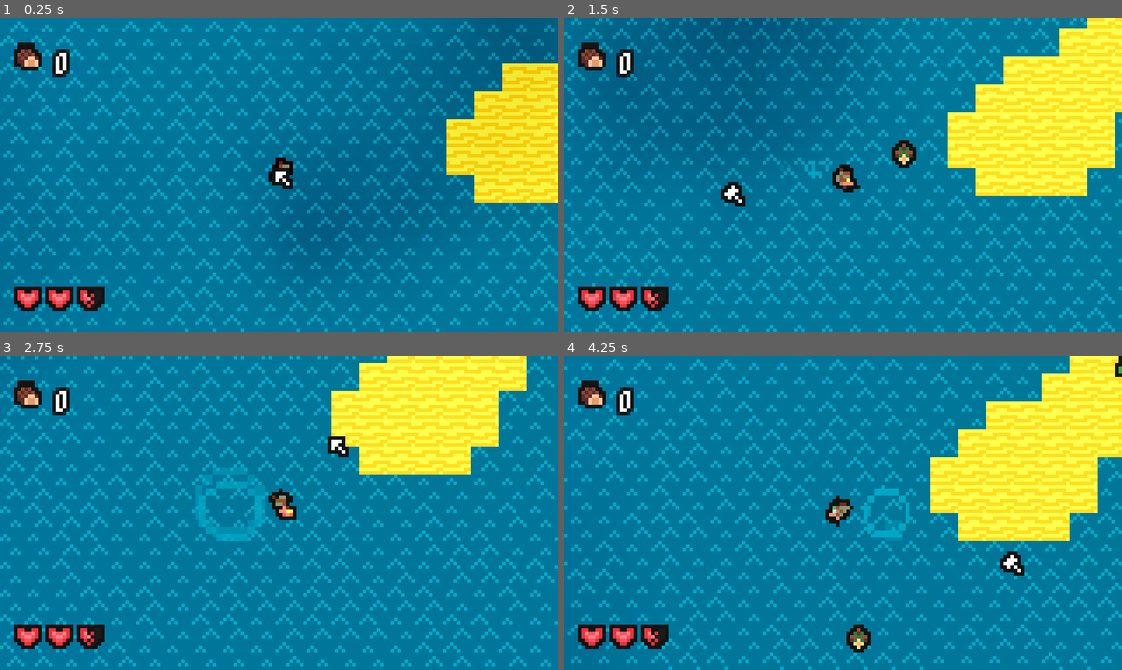
Above: before the commit, frames 1-4 (two rows, left to right).
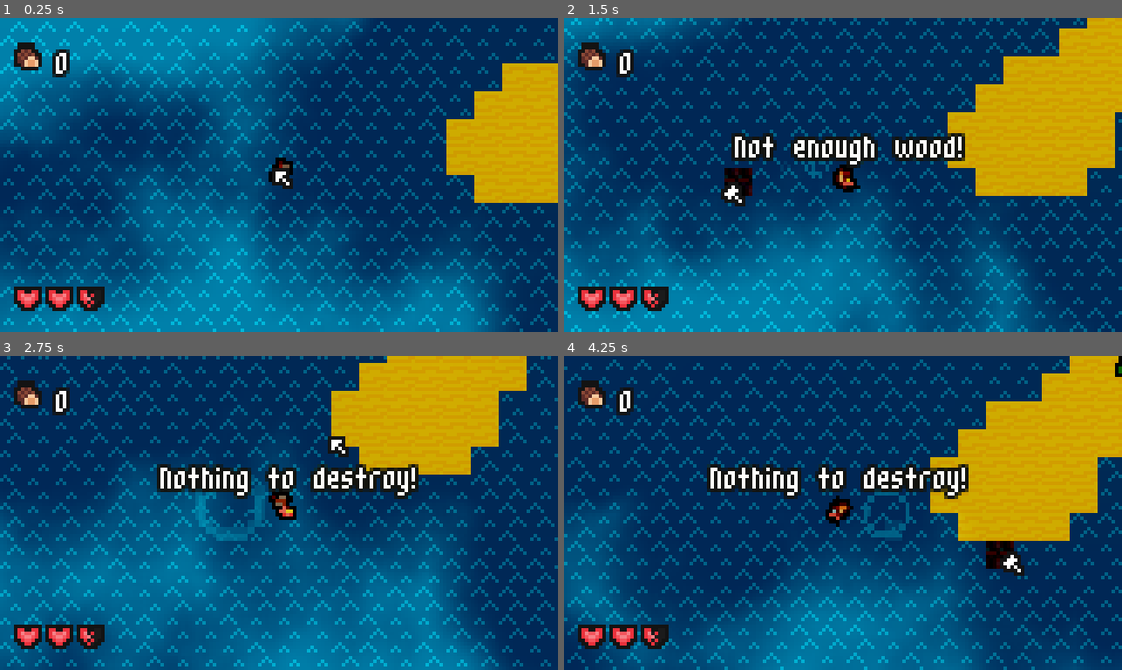
Above: after the commit, the same moments.

Repository: e9iv/kala
Game: Godot game, scene res://common/world/world.tscn
Same seed, same stepped clock (60 frames per second), same inputs: the game is played once before the commit and once after it. The project has no main scene, so this scene is started directly.
Inputs (mouse positions are in pixels of both pictures, inside the frame that each line leads up to):
- Up to frame 1 (0.25 s): no input
- Up to frame 2 (1.5 s): move the mouse to (965, 159) at 0.52 s; hold D (right) 0.53-1.28 s; tap B (build_mode) at 0.6 s; click (965, 159) at 0.8 s; move the mouse to (731, 190) at 1.27 s; hold S (down) from 1.28 s (still down); click (731, 190) at 1.35 s
- Up to frame 3 (2.75 s): right-click (167, 528) at 1.55 s; move the mouse to (334, 443) at 2.02 s; release S (down) at 2.03 s; hold D (right) from 2.03 s (still down); right-click (334, 443) at 2.1 s; tap B (build_mode) at 2.3 s
- Up to frame 4 (4.25 s): move the mouse to (815, 575) at 2.77 s; release D (right) at 2.78 s; hold W (up) 2.78-3.53 s; tap B (build_mode) at 2.85 s; click (815, 575) at 3.05 s; move the mouse to (1010, 560) at 3.52 s; hold A (left) from 3.53 s (still down); click (1010, 560) at 3.6 s; right-click (1010, 560) at 3.8 s

The runs differ from the first frame. In frame 1, 70% of the frame differs, in the area x 0-100%, y 0-100%; in frame 2, 81%; in frame 3, 79%; in frame 4, 87%.

Commit message:
Add wood collection mechanics and inventory management
- Introduced `WoodCounter` class to display wood count in the HUD.
- Created an abstract `Interactable` class for interactable objects.
- Implemented `Wood` class for wood collection, including collection logic and audio feedback.
- Added `InventoryManager` to manage wood inventory.
- Imported wood gathering sound effect.

Diff:
--- /dev/null
+++ b/common/HUD/wood_counter.gd
@@ -0,0 +1,12 @@
+class_name WoodCounter extends HBoxContainer
+
+@onready var label: Label = $Label
+
+# Called when the node enters the scene tree for the first time.
+func _ready() -> void:
+	pass # Replace with function body.
+
+
+# Called every frame. 'delta' is the elapsed time since the previous frame.
+func _process(delta: float) -> void:
+	label.text = str(InventoryManager.wood)
--- a/common/breakables/tree.gd
+++ b/common/breakables/tree.gd
@@ -19,8 +19,16 @@
 		queue_free()
 
 func spawn_wood():
-	var r = randi_range(1, 5)
+	var r = randi_range(1, 3)
+	var spawn_radius = 8.0  # Radius around the tree to spawn wood
+
 	for times in r:
 		var wood = WOOD_SCENE.instantiate()
-		wood.position = self.position
+
+		# Generate random offset around the tree
+		var angle = randf() * TAU  # Random angle in radians (0 to 2π)
+		var distance = randf_range(8.0, spawn_radius)  # Random distance from tree
+		var offset = Vector2(cos(angle), sin(angle)) * distance
+
+		wood.position = self.position + offset
 		get_parent().add_child(wood)
--- a/common/entities/player/player.tscn
+++ b/common/entities/player/player.tscn
@@ -23,9 +23,11 @@
 [ext_resource type="Texture2D" uid="uid://ot1hn7781o3s" path="res://assets/sprites/player/swim/swim3.png" id="15_37dba"]
 [ext_resource type="Texture2D" uid="uid://b3borbefyc5ns" path="res://assets/sprites/ui/cursor.png" id="16_mp3el"]
 [ext_resource type="Script" uid="uid://3yx1nori2cxf" path="res://common/HUD/cursor.gd" id="17_h7vm3"]
+[ext_resource type="AudioStream" uid="uid://bxkrrjyf1uswt" path="res://assets/audio/tools/HammerNail1.wav" id="19_tqu4p"]
 [ext_resource type="AudioStream" uid="uid://cwswds2xek8hp" path="res://assets/audio/DesignedAxe3.wav" id="21_ar851"]
 [ext_resource type="Texture2D" uid="uid://g7myi0geydj6" path="res://assets/sprites/ui/wood.png" id="24_6p6t1"]
 [ext_resource type="FontFile" uid="uid://c042yjp2el708" path="res://assets/fonts/m3x6.ttf" id="25_ffvmj"]
+[ext_resource type="Script" uid="uid://r38asq5e624w" path="res://common/HUD/wood_counter.gd" id="26_808th"]
 [ext_resource type="Texture2D" uid="uid://yk4jwf34ed6c" path="res://assets/sprites/ui/heart.png" id="28_37dba"]
 [ext_resource type="Texture2D" uid="uid://bq6yy754bthyq" path="res://assets/sprites/particles/water_ripple/water_ripple1.png" id="28_hsph6"]
 [ext_resource type="AudioStream" uid="uid://cjc07njb3ek4d" path="res://assets/audio/footsteps/Footsteps_Sand/Footsteps_Sand_Run/Footsteps_Sand_Run_01.wav" id="29_ksbgn"]
@@ -151,6 +153,18 @@
 "update": 0,
 "values": [0.0]
 }
+tracks/3/type = "value"
+tracks/3/imported = false
+tracks/3/enabled = false
+tracks/3/path = NodePath("../../Hammer/HammerNail1:playing")
+tracks/3/interp = 1
+tracks/3/loop_wrap = true
+tracks/3/keys = {
+"times": PackedFloat32Array(0),
+"transitions": PackedFloat32Array(1),
+"update": 1,
+"values": [true]
+}
 
 [sub_resource type="Animation" id="Animation_h7vm3"]
 resource_name = "build_right"
@@ -189,6 +203,18 @@
 "transitions": PackedFloat32Array(1, 1, 1),
 "update": 0,
 "values": [0.0, 1.150172, 0.0]
+}
+tracks/3/type = "value"
+tracks/3/imported = false
+tracks/3/enabled = true
+tracks/3/path = NodePath("../../Hammer/HammerNail1:playing")
+tracks/3/interp = 1
+tracks/3/loop_wrap = true
+tracks/3/keys = {
+"times": PackedFloat32Array(0),
+"transitions": PackedFloat32Array(1),
+"update": 1,
+"values": [true]
 }
 
 [sub_resource type="AnimationLibrary" id="AnimationLibrary_k7637"]
@@ -333,6 +359,11 @@
 stream_3/stream = ExtResource("47_12ooi")
 stream_4/stream = ExtResource("48_q46sx")
 
+[sub_resource type="LabelSettings" id="LabelSettings_808th"]
+font = ExtResource("25_ffvmj")
+outline_size = 4
+outline_color = Color(0.0742504, 0.0742504, 0.0742504, 1)
+
 [node name="Player" type="CharacterBody2D" node_paths=PackedStringArray("water_ripple", "sand_sfx", "water_sfx", "wood_sfx", "grass_sfx") groups=["Player"]]
 script = ExtResource("1_xgdtg")
 water_ripple = NodePath("Particles/WaterRipple")
@@ -356,10 +387,11 @@
 position_smoothing_enabled = true
 position_smoothing_speed = 10.0
 
-[node name="Hammer" type="Node2D" parent="."]
+[node name="Hammer" type="Node2D" parent="." node_paths=PackedStringArray("notification_label")]
 visible = false
 position = Vector2(-2, 0)
 script = ExtResource("5_2ej7x")
+notification_label = NodePath("../Notification")
 
 [node name="Sprite2D" type="Sprite2D" parent="Hammer"]
 z_index = 1
@@ -379,6 +411,9 @@
 
 [node name="BuildModeHUD" type="CanvasLayer" parent="Hammer"]
 visible = false
+
+[node name="HammerNail1" type="AudioStreamPlayer" parent="Hammer"]
+stream = ExtResource("19_tqu4p")
 
 [node name="Axe" type="Node2D" parent="."]
 z_index = 1
@@ -439,6 +474,7 @@
 offset_left = 4.0
 offset_right = 44.0
 offset_bottom = 23.0
+script = ExtResource("26_808th")
 
 [node name="TextureRect" type="TextureRect" parent="HUD/WoodCounter"]
 layout_mode = 2
@@ -479,4 +515,22 @@
 [node name="Grass" type="AudioStreamPlayer2D" parent="Footsteps"]
 stream = SubResource("AudioStreamRandomizer_tnk8p")
 
+[node name="Notification" type="Label" parent="."]
+z_index = 99
+z_as_relative = false
+anchors_preset = 8
+anchor_left = 0.5
+anchor_top = 0.5
+anchor_right = 0.5
+anchor_bottom = 0.5
+offset_left = -19.0
+offset_top = -18.0
+offset_right = 21.0
+offset_bottom = -5.0
+grow_horizontal = 2
+grow_vertical = 2
+label_settings = SubResource("LabelSettings_808th")
+horizontal_alignment = 1
+vertical_alignment = 2
+
 [connection signal="frame_changed" from="AnimatedSprite2D" to="." method="_on_sprite_frame_changed"]
--- /dev/null
+++ b/common/interactables/interactable.gd
@@ -0,0 +1,5 @@
+@abstract
+class_name Interactable extends Node
+
+@abstract
+func interact() -> void
--- /dev/null
+++ b/common/interactables/wood.gd
@@ -0,0 +1,38 @@
+extends Area2D
+
+@onready var sprite: Sprite2D = $Sprite2D
+@onready var collision_shape: CollisionShape2D = $CollisionShape2D
+
+var is_collected := false
+var is_collecting := false
+
+var collection_speed := 300.0
+var target_player: CharacterBody2D = null
+
+func _ready() -> void:
+	# Add slight random offset to spawn position
+	position += Vector2(randf_range(-4, 4), randf_range(-4, 4))
+
+func _process(delta: float) -> void:
+	if is_collected and target_player:
+		global_position = global_position.move_toward(target_player.global_position, collection_speed * delta)
+
+		if not is_collecting and global_position.distance_to(target_player.global_position) < 5.0:
+			is_collecting = true
+			collect()
+
+
+func _on_body_entered(body: Node2D) -> void:
+	if body.is_in_group("Player") and not is_collected:
+		is_collected = true
+		target_player = body as CharacterBody2D
+		collision_shape.set_deferred("disabled", true)
+
+func collect() -> void:
+	InventoryManager.wood += 1
+	$WoodSmallGather.play()
+
+	if $WoodSmallGather.has_signal("finished"):
+		await $WoodSmallGather.finished
+
+	queue_free()
--- a/common/interactables/wood.tscn
+++ b/common/interactables/wood.tscn
@@ -1,21 +1,22 @@
-[gd_scene load_steps=3 format=3 uid="uid://doodb5wrshrrw"]
+[gd_scene load_steps=5 format=3 uid="uid://doodb5wrshrrw"]
 
+[ext_resource type="Script" uid="uid://c2fmt5mjcnepw" path="res://common/interactables/wood.gd" id="1_jufvl"]
 [ext_resource type="Texture2D" uid="uid://g7myi0geydj6" path="res://assets/sprites/ui/wood.png" id="1_uxr24"]
+[ext_resource type="AudioStream" uid="uid://csob3jnrm4f1f" path="res://assets/audio/wood_small_gather.wav" id="3_gvdsi"]
 
 [sub_resource type="CircleShape2D" id="CircleShape2D_jufvl"]
 
 [node name="Wood" type="Area2D"]
+script = ExtResource("1_jufvl")
 
 [node name="Sprite2D" type="Sprite2D" parent="."]
 y_sort_enabled = true
 texture = ExtResource("1_uxr24")
 
-[node name="Sprite2D2" type="Sprite2D" parent="."]
-self_modulate = Color(0, 0, 0, 0.13725491)
-z_index = -1
-y_sort_enabled = true
-position = Vector2(1, 1)
-texture = ExtResource("1_uxr24")
-
 [node name="CollisionShape2D" type="CollisionShape2D" parent="."]
 shape = SubResource("CircleShape2D_jufvl")
+
+[node name="WoodSmallGather" type="AudioStreamPlayer" parent="."]
+stream = ExtResource("3_gvdsi")
+
+[connection signal="body_entered" from="." to="." method="_on_body_entered"]
--- /dev/null
+++ b/common/managers/inventory_manager.gd
@@ -0,0 +1,3 @@
+extends Node
+
+var wood: int
--- a/common/tools/axe/axe.gd
+++ b/common/tools/axe/axe.gd
@@ -14,6 +14,8 @@
 
 # Called every frame. 'delta' is the elapsed time since the previous frame.
 func _process(delta: float) -> void:
+	if !visible:
+		return
 	handle_orientation(delta)
 
 	if Input.is_action_just_pressed("lmb"):
--- a/common/tools/hammer/hammer.gd
+++ b/common/tools/hammer/hammer.gd
@@ -1,28 +1,48 @@
 extends Node2D
 
 const TILE_SIZE: Vector2i = Vector2i(8, 8)
+const BUILD_COST: int = 2
+const GHOST_MODULATE := Color(1.0, 1.0, 1.0, 0.5)
+const VALID_BUILD_COLOR := Color(0.5, 1.0, 0.5, 0.6)
+const INVALID_BUILD_COLOR := Color(1.0, 0.5, 0.5, 0.6)
 
 @onready var sprite: Sprite2D = $Sprite2D
 @onready var outline: Sprite2D = $Sprite2D/Sprite2D
 @onready var animation_player: AnimationPlayer = $AnimationPlayer
 
 @export var tilemaplayer: TileMapLayer
+@export var preview_layer: TileMapLayer  # Separate layer for preview
+@export var notification_label: Label  # Label for displaying messages
 
 var rotation_speed := 15.0
+var can_build := true
+var can_break := true
+var is_active := false
+var current_preview_cell: Vector2i = Vector2i(-9999, -9999)  # Track current preview position
+var notification_timer: float = 0.0
+const NOTIFICATION_DURATION: float = 2.0
 
-var can_build = true
-var can_break = true
+func _ready() -> void:
+	visible = false
+	if has_node("BuildModeHUD"):
+		$BuildModeHUD.visible = false
 
-# Called when the node enters the scene tree for the first time.
-func _ready() -> void:
-	pass
+	# If no preview layer is assigned, create a preview using modulate
+	if not preview_layer:
+		preview_layer = tilemaplayer
 
-# Called every frame. 'delta' is the elapsed time since the previous frame.
 func _process(delta: float) -> void:
+	# Update notification timer
+	if notification_timer > 0.0:
+		notification_timer -= delta
+		if notification_timer <= 0.0 and notification_label:
+			notification_label.text = ""
+
 	var mouse_pos = get_global_mouse_position()
 	var target_rotation = (mouse_pos - global_position).angle()
 	rotation = lerp_angle(rotation, target_rotation, rotation_speed * delta)
 
+	# Handle sprite flipping
 	if mouse_pos.x < global_position.x:
 		sprite.flip_v = true
 		outline.flip_v = true
@@ -34,47 +54,120 @@
 		sprite.position.y = 0
 		position.x = -2
 
+	# Toggle build mode
 	if Input.is_action_just_pressed("build_mode"):
-		if visible:
-			visible = false
-			$BuildModeHUD.visible = false
-		else:
-			visible = true
-			$BuildModeHUD.visible = true
+		toggle_build_mode()
 
+	if not is_active:
+		return
+
+	# Show build preview
+	update_build_preview()
+
+	# Build/destroy actions
 	if Input.is_action_just_pressed("lmb"):
 		build()
 
 	if Input.is_action_just_pressed("rmb"):
 		destroy()
 
+func toggle_build_mode() -> void:
+	is_active = not is_active
+	visible = is_active
 
+	if has_node("BuildModeHUD"):
+		$BuildModeHUD.visible = is_active
+
+	if has_node("../Axe"):
+		$"../Axe".visible = not is_active
+
+	# Clear preview when exiting build mode
+	if not is_active:
+		clear_preview()
+
+func clear_preview() -> void:
+	if preview_layer and current_preview_cell != Vector2i(-9999, -9999):
+		# If using separate layer, erase preview
+		if preview_layer != tilemaplayer:
+			preview_layer.erase_cell(current_preview_cell)
+		current_preview_cell = Vector2i(-9999, -9999)
+
+func show_notification(message: String) -> void:
+	if notification_label:
+		notification_label.text = message
+		notification_timer = NOTIFICATION_DURATION
+
+func update_build_preview() -> void:
+	var mouse_pos = get_global_mouse_position()
+	var cell = tilemaplayer.local_to_map(tilemaplayer.to_local(mouse_pos))
+
+	# Only update if cell changed
+	if cell == current_preview_cell:
+		return
+
+	# Clear old preview
+	clear_preview()
+	current_preview_cell = cell
+
+	# Check if cell is already occupied
+	var tile_data = tilemaplayer.get_cell_tile_data(cell)
+	var can_place = tile_data == null and InventoryManager.wood >= BUILD_COST
+
+	# Draw preview tile
+	if preview_layer != tilemaplayer:
+		# Use separate preview layer (recommended)
+		preview_layer.set_cell(cell, 0, Vector2i(1, 1))  # Use raft tile
+		preview_layer.modulate = VALID_BUILD_COLOR if can_place else INVALID_BUILD_COLOR
 
 func build() -> void:
+	if not can_build:
+		return
+
+	# Check if player has enough wood
+	if InventoryManager.wood < BUILD_COST:
+		show_notification("Not enough wood!")
+		return
+
 	var mouse_pos = get_global_mouse_position()
+	var cell = tilemaplayer.local_to_map(tilemaplayer.to_local(mouse_pos))
 
-	if !visible:
+	# Check if cell is already occupied
+	var tile_data = tilemaplayer.get_cell_tile_data(cell)
+	if tile_data != null:
+		show_notification("Can't build here!")
 		return
-	if !can_build:
-		return
-	else:
-		can_build = false
-		var cell = tilemaplayer.local_to_map(tilemaplayer.to_local(mouse_pos))
-		tilemaplayer.set_cells_terrain_connect([cell], 0, 0)
-		animation_player.play("build_right")
-		await animation_player.animation_finished
-		can_build = true
+
+	can_build = false
+	tilemaplayer.set_cells_terrain_connect([cell], 0, 0)
+	animation_player.play("build_right")
+	InventoryManager.wood -= BUILD_COST
+
+	await animation_player.animation_finished
+	can_build = true
 
 func destroy() -> void:
+	if not can_break:
+		return
+
 	var mouse_pos = get_global_mouse_position()
+	var cell = tilemaplayer.local_to_map(tilemaplayer.to_local(mouse_pos))
 
-	if !visible:
+	# Check if there's actually a tile to destroy
+	var tile_data = tilemaplayer.get_cell_tile_data(cell)
+	if tile_data == null:
+		show_notification("Nothing to destroy!")
 		return
-	if !can_break:
+
+	# Check if it's a destroyable tile (e.g., wooden raft)
+	if tile_data.get_custom_data("type") != "wood":
+		show_notification("Can't destroy this!")
 		return
-	else:
-		can_break = false
-		var cell = tilemaplayer.local_to_map(tilemaplayer.to_local(mouse_pos))
-		tilemaplayer.erase_cell(cell)
-		tilemaplayer.set_cells_terrain_connect([cell], 0, -1, false)
-		can_break = true
+
+	can_break = false
+	InventoryManager.wood += BUILD_COST - 1  # Refund the wood
+	tilemaplayer.erase_cell(cell)
+	tilemaplayer.set_cells_terrain_connect([cell], 0, -1, false)
+	animation_player.play("build_right")  # Or add a destroy animation
+
+	await animation_player.animation_finished
+	can_break = true
--- a/common/world/world.tscn
+++ b/common/world/world.tscn
@@ -58,6 +58,7 @@
 1:1/0/terrains_peering_bit/top_left_corner = 0
 1:1/0/terrains_peering_bit/top_side = 0
 1:1/0/terrains_peering_bit/top_right_corner = 0
+1:1/0/custom_data_1 = "wood"
 0:1/0 = 0
 0:1/0/terrain_set = 0
 0:1/0/terrain = 0
@@ -66,6 +67,7 @@
 0:1/0/terrains_peering_bit/bottom_side = 0
 0:1/0/terrains_peering_bit/top_side = 0
 0:1/0/terrains_peering_bit/top_right_corner = 0
+0:1/0/custom_data_1 = "wood"
 1:0/0 = 0
 1:0/0/terrain_set = 0
 1:0/0/terrain = 0
@@ -74,6 +76,7 @@
 1:0/0/terrains_peering_bit/bottom_side = 0
 1:0/0/terrains_peering_bit/bottom_left_corner = 0
 1:0/0/terrains_peering_bit/left_side = 0
+1:0/0/custom_data_1 = "wood"
 1:2/0 = 0
 1:2/0/terrain_set = 0
 1:2/0/terrain = 0
@@ -82,12 +85,14 @@
 1:2/0/terrains_peering_bit/top_left_corner = 0
 1:2/0/terrains_peering_bit/top_side = 0
 1:2/0/terrains_peering_bit/top_right_corner = 0
+1:2/0/custom_data_1 = "wood"
 2:2/0 = 0
 2:2/0/terrain_set = 0
 2:2/0/terrain = 0
 2:2/0/terrains_peering_bit/left_side = 0
 2:2/0/terrains_peering_bit/top_left_corner = 0
 2:2/0/terrains_peering_bit/top_side = 0
+2:2/0/custom_data_1 = "wood"
 2:1/0 = 0
 2:1/0/terrain_set = 0
 2:1/0/terrain = 0
@@ -96,53 +101,64 @@
 2:1/0/terrains_peering_bit/left_side = 0
 2:1/0/terrains_peering_bit/top_left_corner = 0
 2:1/0/terrains_peering_bit/top_side = 0
+2:1/0/custom_data_1 = "wood"
 2:0/0 = 0
 2:0/0/terrain_set = 0
 2:0/0/terrain = 0
 2:0/0/terrains_peering_bit/bottom_side = 0
 2:0/0/terrains_peering_bit/bottom_left_corner = 0
 2:0/0/terrains_peering_bit/left_side = 0
+2:0/0/custom_data_1 = "wood"
 0:0/0 = 0
 0:0/0/terrain_set = 0
 0:0/0/terrain = 0
 0:0/0/terrains_peering_bit/right_side = 0
 0:0/0/terrains_peering_bit/bottom_right_corner = 0
 0:0/0/terrains_peering_bit/bottom_side = 0
+0:0/0/custom_data_1 = "wood"
 0:2/0 = 0
 0:2/0/terrain_set = 0
 0:2/0/terrain = 0
 0:2/0/terrains_peering_bit/right_side = 0
 0:2/0/terrains_peering_bit/top_side = 0
 0:2/0/terrains_peering_bit/top_right_corner = 0
+0:2/0/custom_data_1 = "wood"
 3:0/0 = 0
 3:0/0/terrain_set = 0
 3:0/0/terrain = 0
 3:0/0/terrains_peering_bit/bottom_side = 0
+3:0/0/custom_data_1 = "wood"
 3:1/0 = 0
 3:1/0/terrain_set = 0
 3:1/0/terrain = 0
 3:1/0/terrains_peering_bit/bottom_side = 0
 3:1/0/terrains_peering_bit/top_side = 0
+3:1/0/custom_data_1 = "wood"
 3:2/0 = 0
 3:2/0/terrain_set = 0
 3:2/0/terrain = 0
 3:2/0/terrains_peering_bit/top_side = 0
+3:2/0/custom_data_1 = "wood"
 3:3/0 = 0
 3:3/0/terrain_set = 0
 3:3/0/terrain = 0
+3:3/0/custom_data_1 = "wood"
 0:3/0 = 0
 0:3/0/terrain_set = 0
 0:3/0/terrain = 0
 0:3/0/terrains_peering_bit/right_side = 0
+0:3/0/custom_data_1 = "wood"
 1:3/0 = 0
 1:3/0/terrain_set = 0
 1:3/0/terrain = 0
 1:3/0/terrains_peering_bit/right_side = 0
 1:3/0/terrains_peering_bit/left_side = 0
+1:3/0/custom_data_1 = "wood"
 2:3/0 = 0
 2:3/0/terrain_set = 0
 2:3/0/terrain = 0
 2:3/0/terrains_peering_bit/left_side = 0
+2:3/0/custom_data_1 = "wood"
 4:3/0 = 0
 4:3/0/terrain_set = 0
 4:3/0/terrain = 0
@@ -150,26 +166,31 @@
 4:3/0/terrains_peering_bit/bottom_side = 0
 4:3/0/terrains_peering_bit/left_side = 0
 4:3/0/terrains_peering_bit/top_side = 0
+4:3/0/custom_data_1 = "wood"
 4:0/0 = 0
 4:0/0/terrain_set = 0
 4:0/0/terrain = 0
 4:0/0/terrains_peering_bit/right_side = 0
 4:0/0/terrains_peering_bit/bottom_side = 0
+4:0/0/custom_data_1 = "wood"
 4:1/0 = 0
 4:1/0/terrain_set = 0
 4:1/0/terrain = 0
 4:1/0/terrains_peering_bit/right_side = 0
 4:1/0/terrains_peering_bit/top_side = 0
+4:1/0/custom_data_1 = "wood"
 5:0/0 = 0
 5:0/0/terrain_set = 0
 5:0/0/terrain = 0
 5:0/0/terrains_peering_bit/bottom_side = 0
 5:0/0/terrains_peering_bit/left_side = 0
+5:0/0/custom_data_1 = "wood"
 5:1/0 = 0
 5:1/0/terrain_set = 0
 5:1/0/terrain = 0
 5:1/0/terrains_peering_bit/left_side = 0
 5:1/0/terrains_peering_bit/top_side = 0
+5:1/0/custom_data_1 = "wood"
 
 [sub_resource type="TileSetAtlasSource" id="TileSetAtlasSource_acv1o"]
 texture = ExtResource("3_f62u0")
@@ -503,6 +524,7 @@
 
 [sub_resource type="FastNoiseLite" id="FastNoiseLite_t2o70"]
 noise_type = 3
+fractal_type = 3
 
 [sub_resource type="NoiseTexture2D" id="NoiseTexture2D_58uw5"]
 noise = SubResource("FastNoiseLite_t2o70")
@@ -512,11 +534,11 @@
 [sub_resource type="ShaderMaterial" id="ShaderMaterial_t2o70"]
 shader = ExtResource("6_acv1o")
 shader_parameter/noise_texture = SubResource("NoiseTexture2D_58uw5")
-shader_parameter/cloud_speed = 0.02000000095
-shader_parameter/cloud_scale = 1.00000004424012
-shader_parameter/cloud_density = 0.6000000285
-shader_parameter/cloud_sharpness = 0.150000007125
-shader_parameter/cloud_color = Color(0.4117647, 0.7137255, 0.8392157, 0.31764707)
+shader_parameter/cloud_speed = 0.010000000475
+shader_parameter/cloud_scale = 1.01000004471512
+shader_parameter/cloud_density = 0.5
+shader_parameter/cloud_sharpness = 0.10000000475
+shader_parameter/cloud_color = Color(0.4117647, 0.7137255, 0.8392157, 0.39215687)
 
 [sub_resource type="Environment" id="Environment_acv1o"]
 background_mode = 3
@@ -535,8 +557,9 @@
 [node name="AnimatedSprite2D" parent="Player" index="0"]
 animation = &"idle"
 
-[node name="Hammer" parent="Player" index="3" node_paths=PackedStringArray("tilemaplayer")]
+[node name="Hammer" parent="Player" index="3" node_paths=PackedStringArray("tilemaplayer", "preview_layer")]
 tilemaplayer = NodePath("../../TileMapManager/RaftLayer")
+preview_layer = NodePath("../../TileMapManager/PreviewLayer")
 
 [node name="WindParticles" type="GPUParticles2D" parent="Player"]
 amount = 25
@@ -552,6 +575,11 @@
 
 [node name="RaftLayer" type="TileMapLayer" parent="TileMapManager"]
 z_index = -1
+tile_set = SubResource("TileSet_f62u0")
+
+[node name="PreviewLayer" type="TileMapLayer" parent="TileMapManager"]
+modulate = Color(0.5, 1, 0.5, 0.6)
+z_index = 10
 tile_set = SubResource("TileSet_f62u0")
 
 [node name="TreeLayer" type="TileMapLayer" parent="TileMapManager"]
@@ -591,7 +619,7 @@
 
 [node name="DirectionalLight2D" type="DirectionalLight2D" parent="Lighting"]
 color = Color(1, 1, 0.90588236, 1)
-energy = 0.1
+energy = 0.2
 shadow_enabled = true
 max_distance = 500.0
 
--- a/project.godot
+++ b/project.godot
@@ -13,6 +13,10 @@
 config/name="kala"
 config/features=PackedStringArray("4.5", "Forward Plus")
 config/icon="res://icon.svg"
+
+[autoload]
+
+InventoryManager="*res://common/managers/inventory_manager.gd"
 
 [display]
 
Not shown, added: assets/audio/wood_small_gather.wav.import
Not shown, added: common/HUD/wood_counter.gd.uid
Not shown: 1 places in common/entities/player/player.tscn that only renumber resources
Not shown, added: common/interactables/interactable.gd.uid
Not shown, added: common/interactables/wood.gd.uid
Not shown, added: common/managers/inventory_manager.gd.uid
Not shown, added: assets/audio/wood_small_gather.wav
